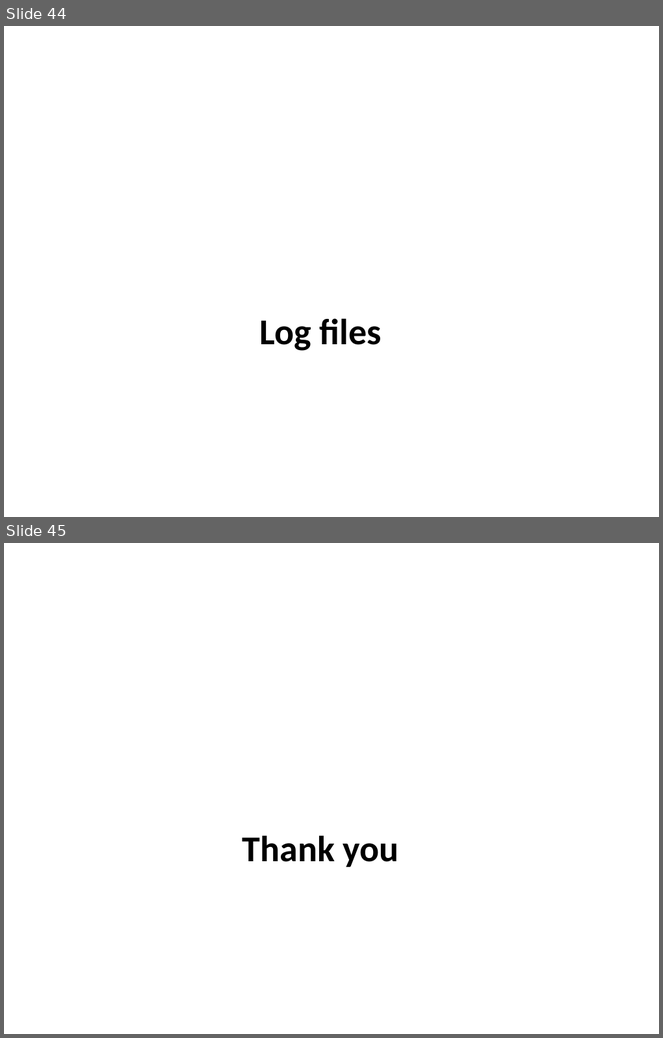
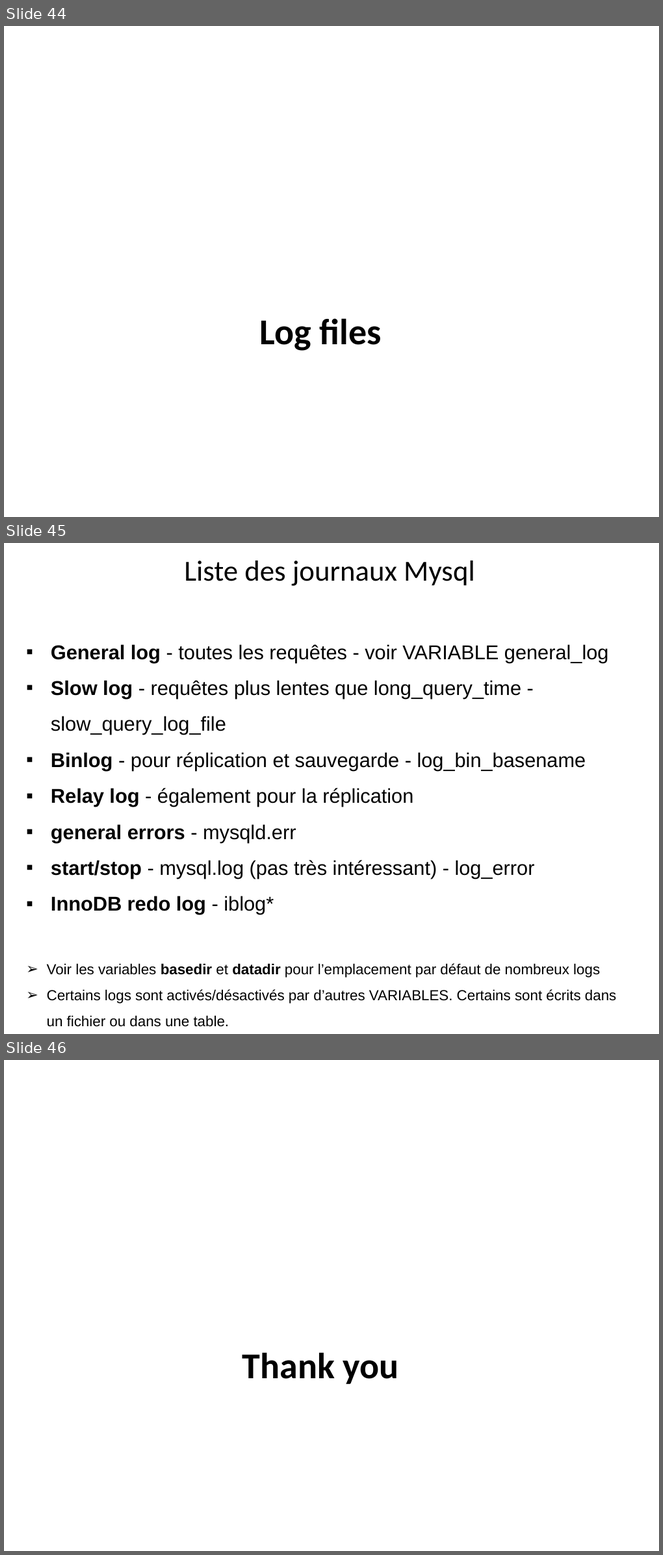
Before and after one commit to hosniah/mysql-labs, a slide deck: Administration MYSQL.pptx. Shown one above the other, each under a label of ours: slides 44 and 45 before the commit, slides 44, 45 and 46 after it. The pictures are 663x1038 and 663x1555 pixels, drawn with LibreOffice and Linux fonts; fonts in the diff are those of the drawing; background and template pictures are left out. Boxes give left, top, right and bottom in pixels: in the first picture for what was removed or moved away, otherwise in the second. Text is boxed around its words. In the diff, an @@ line names an element or a change of style, - is before the commit and + after.

Commit message:
updated version of slides

```diff
--- a/Administration MYSQL.pptx
+++ b/Administration MYSQL.pptx
@@ slide 45 added at [4, 543, 659, 1034], background #FFFFFF @@
@@ title added at [184, 561, 475, 586], 32 pt, text #000000 @@
+Liste des journaux Mysql
@@ text added at [47, 644, 616, 1027], 22 pt, text #000000 @@
+▪ General log - toutes les requêtes - voir VARIABLE general_log
+▪ Slow log - requêtes plus lentes que long_query_time - slow_query_log_file
+▪ Binlog - pour réplication et sauvegarde - log_bin_basename
+▪ Relay log - également pour la réplication
+▪ general errors - mysqld.err
+▪ start/stop - mysql.log (pas très intéressant) - log_error
+▪ InnoDB redo log - iblog*
+➢ Voir les variables basedir et datadir pour l’emplacement par défaut de nombreux logs
+➢ Certains logs sont activés/désactivés par d’autres VARIABLES. Certains sont écrits dans un fichier ou dans une table.
@@ what was slide 45 is now slide 46 @@
```
